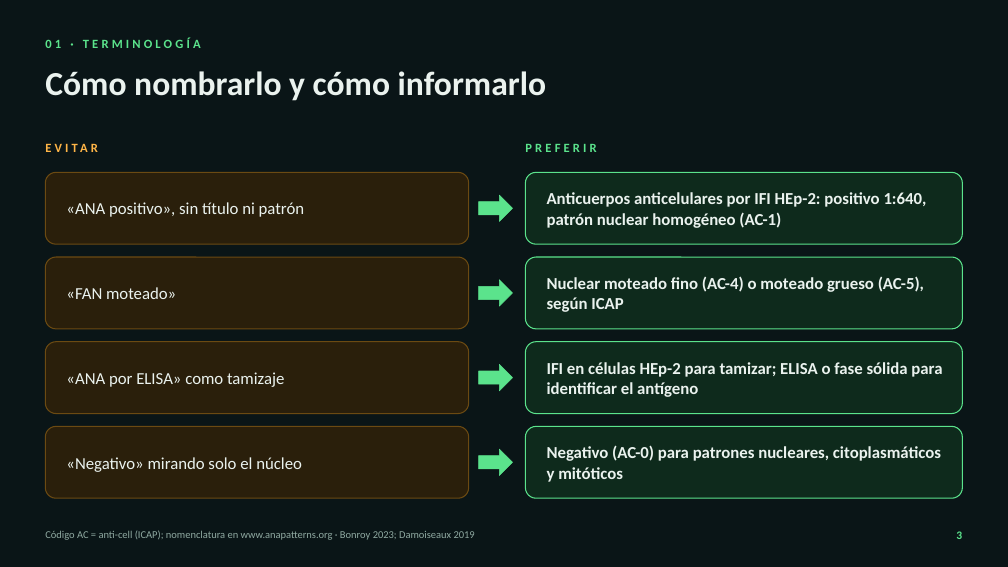
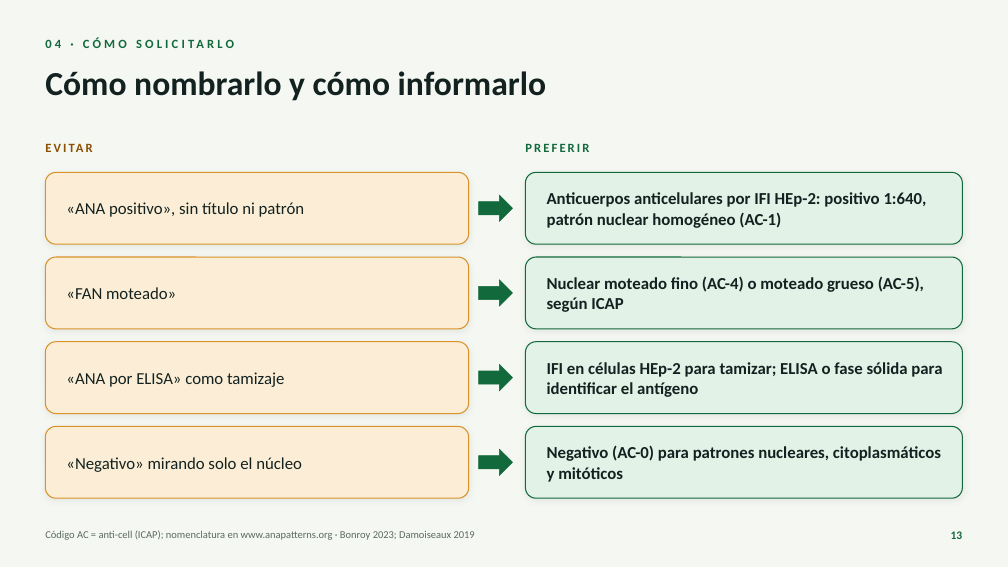
Before and after one commit to nestor120512/nes, a slide deck: slide 13 of ANA_para_el_internista.pptx (slide 3 before the commit). Drawn at 1008x567 pixels with LibreOffice and Linux fonts; fonts in the diff are those of the drawing. Boxes give left, top, right and bottom in pixels: in the first picture for what was removed or moved away, otherwise in the second. Text is boxed around its words. In the diff, an @@ line names an element or a change of style, - is before the commit and + after.

```diff
--- a/ANA_para_el_internista.pptx
+++ b/ANA_para_el_internista.pptx
@@ background #0A1517 to #F5F7F2 @@
@@ text at (x1=45, y1=38, x2=201, y2=48): text changed; text colour #5BE38C to #12693B @@
-01 · TERMINOLOGÍA
+04 · CÓMO SOLICITARLO
@@ text "EVITAR" at (x1=45, y1=140, x2=469, y2=161): text colour #FFB547 to #8A4F00, letter spacing 3 to 2 pt @@
@@ text "PREFERIR" at (x1=525, y1=144, x2=589, y2=152): text colour #5BE38C to #12693B, letter spacing 3 to 2 pt @@
@@ fill #2A1F0B to #FCEED6; outline #6B4A12 1 pt to #D9932B 1 pt; shadow on in 4 elements at (x1=45, y1=172, x2=469, y2=244), (x1=45, y1=257, x2=469, y2=329), (x1=45, y1=342, x2=469, y2=414), (x1=45, y1=426, x2=469, y2=498) @@
@@ fill #5BE38C to #12693B; outline #5BE38C 0.5 pt to #12693B 0.5 pt in 4 elements at (x1=479, y1=195, x2=513, y2=222), (x1=479, y1=280, x2=513, y2=306), (x1=479, y1=364, x2=513, y2=391), (x1=479, y1=449, x2=513, y2=476) @@
@@ fill #0E2A1C to #E3F2E7; outline #5BE38C 1 pt to #12693B 1 pt; shadow on in 4 elements at (x1=526, y1=172, x2=963, y2=244), (x1=526, y1=257, x2=963, y2=329), (x1=526, y1=342, x2=963, y2=414), (x1=526, y1=426, x2=963, y2=498) @@
@@ text colour #EAF2EE to #132220 in 9 elements at (x1=45, y1=71, x2=546, y2=101), (x1=66, y1=202, x2=304, y2=217), (x1=547, y1=192, x2=927, y2=228), (x1=66, y1=287, x2=176, y2=299), (x1=547, y1=276, x2=924, y2=312), (x1=66, y1=372, x2=284, y2=387), (x1=547, y1=362, x2=942, y2=397), (x1=66, y1=457, x2=302, y2=472), (x1=547, y1=445, x2=941, y2=482) @@
@@ text "Código AC = anti-cell (ICAP); ..." at (x1=45, y1=530, x2=475, y2=540): text colour #8FA9A1 to #5B6964 @@
@@ page number at (x1=951, y1=531, x2=963, y2=539): text changed; text colour #5BE38C to #12693B @@
-3
+13
```
Also in this commit, not shown: 26 other slides changed, 1 slide added.
